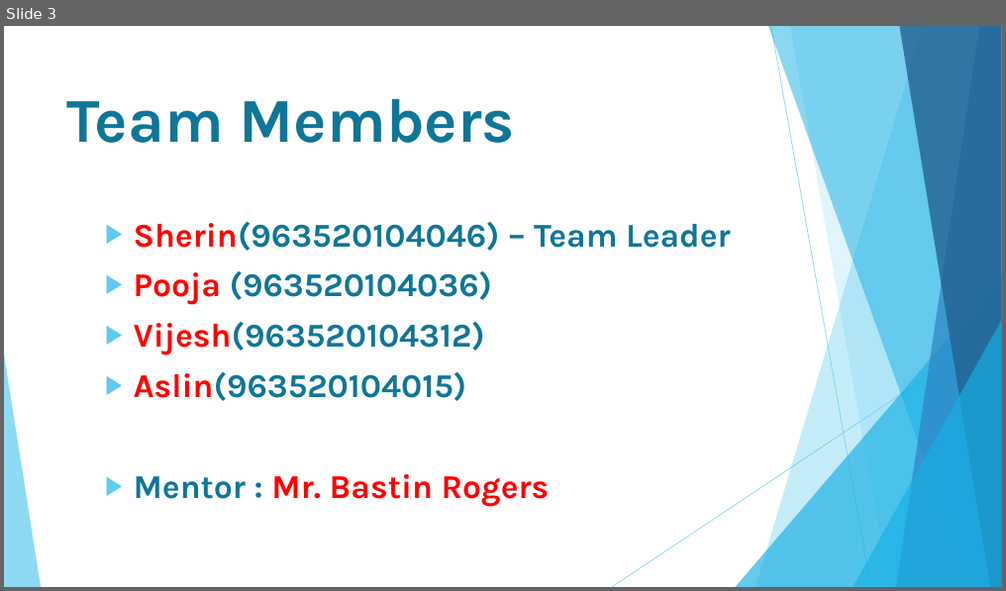
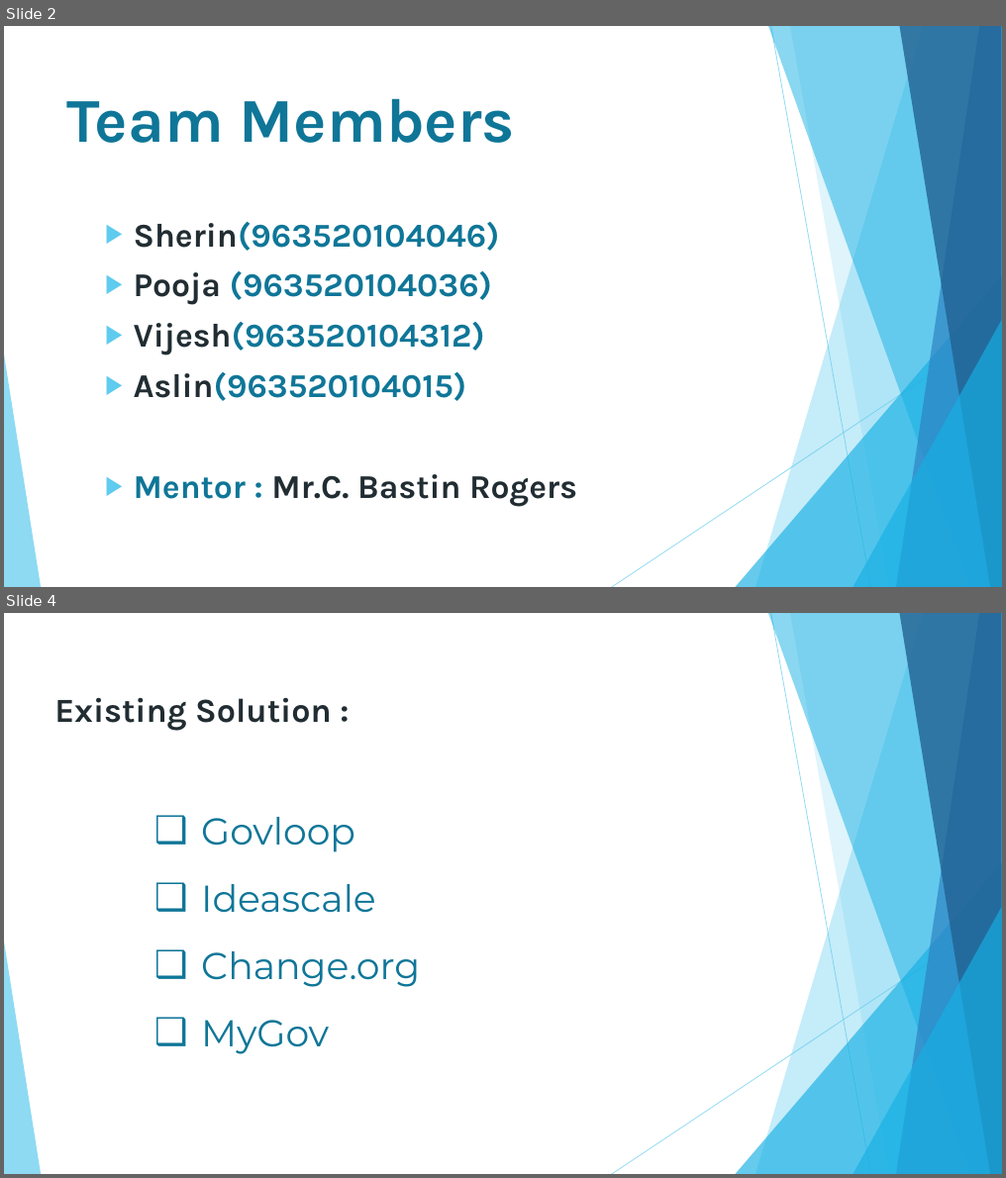
Before and after one commit to aslin-joel-r/mini-project-S6, a slide deck: Mini Project.pptx. Shown one above the other, each under a label of ours: slide 3 before the commit, slides 2 and 4 after it; the slides between them are not shown. The pictures are 1006x591 and 1006x1178 pixels, drawn with LibreOffice and Linux fonts; fonts in the diff are those of the drawing. Boxes give left, top, right and bottom in pixels: in the first picture for what was removed or moved away, otherwise in the second. Text is boxed around its words. In the diff, an @@ line names an element or a change of style, - is before the commit and + after.

```diff
--- a/Mini Project.pptx
+++ b/Mini Project.pptx
@@ slide 4 added at (4,613,1002,1174), background #FFFFFF; not listed: 10 template elements that a slide beside it also shows @@
@@ title added at (54,698,332,730), 32.4 pt, text #212D32, bold @@
+Existing Solution :
@@ text added at (201,817,420,1055), 36 pt, text #0F7698 @@
+❑ Govloop
+❑ Ideascale
+❑ Change.org
+❑ MyGov
@@ what was slide 3 is now slide 2 @@
@@ slide 2 changed as well @@
@@ text at (134,222,500,251): text changed @@
-▶ Sherin(963520104046) – Team Leader
+▶ Sherin(963520104046)
@@ text at (134,272,492,401): text colour #FF0000 to #212D32 in "Pooja", "Vijesh(963520104312)", "Aslin(963520104015)" @@
@@ text at (134,474,577,507): text changed; text colour #FF0000 to #212D32 @@
-▶ Mentor : Mr. Bastin Rogers
+▶ Mentor : Mr.C. Bastin Rogers
```
Also in this commit, not shown: 2 other slides changed, 6 other slides added, 3 slides removed.
